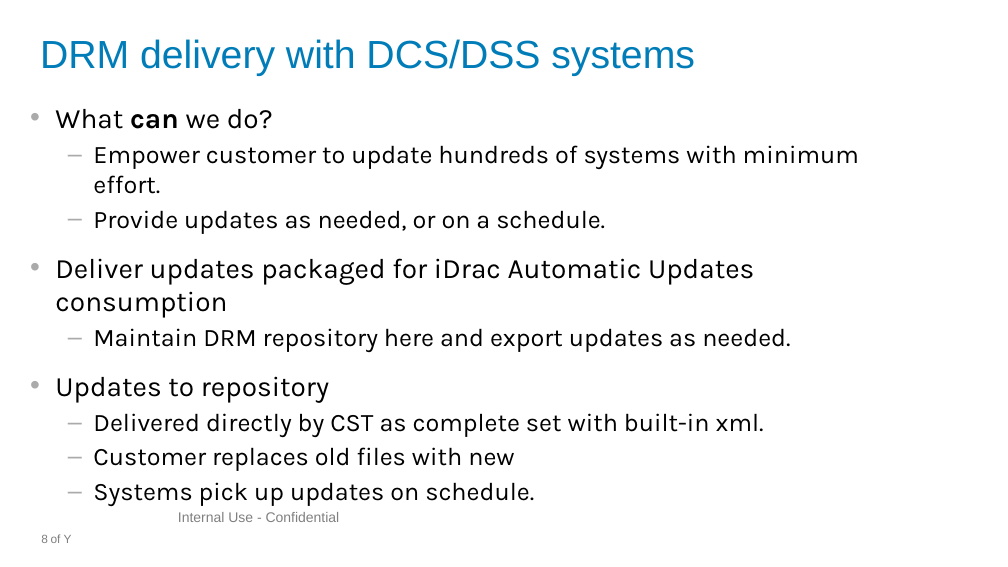
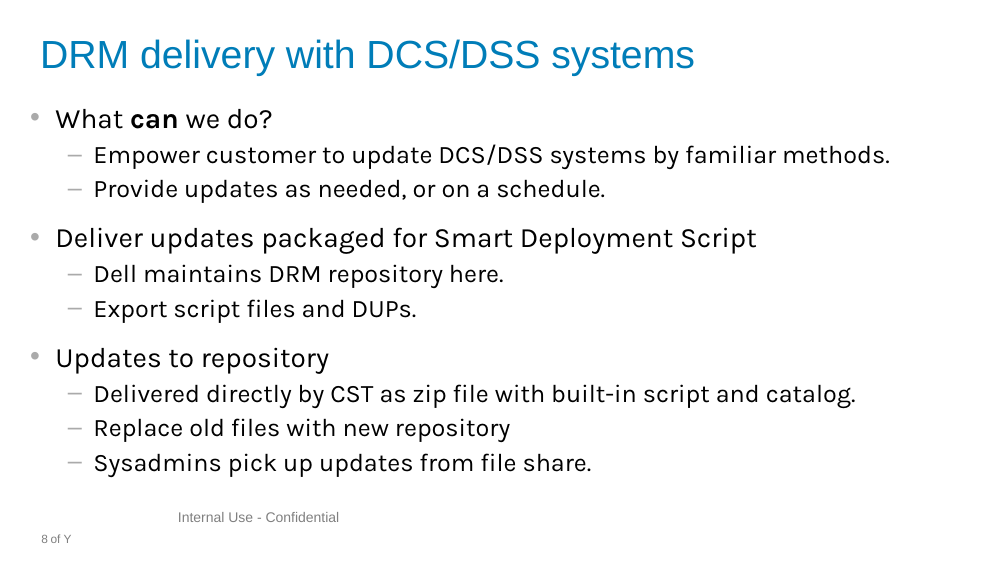
Before and after one commit to geoffdillon/ESI_gdillon, a slide deck: slide 8 of DellRepoMan/ATT/ATTDRMBriefing.pptx. Drawn at 1008x567 pixels with LibreOffice and Linux fonts; fonts in the diff are those of the drawing; background and template pictures are left out. Boxes give left, top, right and bottom in pixels: in the first picture for what was removed or moved away, otherwise in the second. Text is boxed around its words. In the diff, an @@ line names an element or a change of style, - is before the commit and + after.

```diff
--- a/DellRepoMan/ATT/ATTDRMBriefing.pptx
+++ b/DellRepoMan/ATT/ATTDRMBriefing.pptx
@@ text at [93,144,890,169]: text changed @@
-  – Empower customer to update hundreds of systems with minimum effort.
+  – Empower customer to update DCS/DSS systems by familiar methods.
@@ text at [55,227,757,323]: text changed; size 20 to 18 pt @@
-• Deliver updates packaged for iDrac Automatic Updates consumption
-  – Maintain DRM repository here and export updates as needed.
+• Deliver updates packaged for Smart Deployment Script
+  – Dell maintains DRM repository here.
+  – Export script files and DUPs.
@@ text at [93,384,856,477]: text changed @@
-  – Delivered directly by CST as complete set with built-in xml.
-  – Customer replaces old files with new
-  – Systems pick up updates on schedule.
+  – Delivered directly by CST as zip file with built-in script and catalog.
+  – Replace old files with new repository
+  – Sysadmins pick up updates from file share.
```
Also in this commit, not shown: 4 other slides changed.
